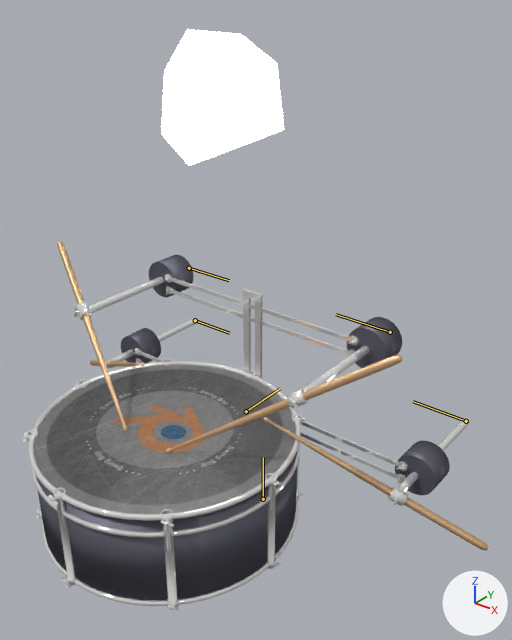
The Blender file scenes/snare.blend: old version first, new version second.
Camera for both pictures: a camera (50 mm lens) standing at (6.71, -6.22, 7.21) and looking at (0.57, 1.46, 2.45). Arrows for +X, +Y and +Z are at lower right; the lights stay in place. Both versions are drawn at frame 32 of the action 'ArmatureAction'; the numbers are the values there. The bones that bend it are drawn over the model as lines.
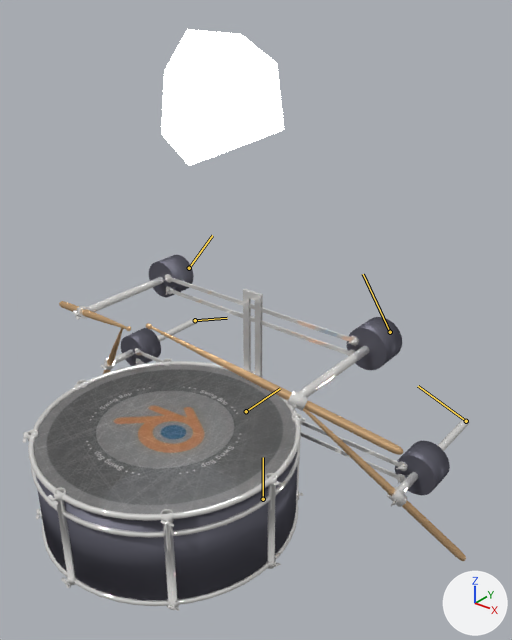
Location of each change, (x1, y1, x2, y2) in pixels of the pictures (512 x 640 px):
'Cube.006', posed (8% wider, 34% taller): before (165, 355, 403, 453); after (146, 323, 403, 455)
'Cube.003', posed: before (263, 417, 489, 551); after (303, 409, 466, 561)
'Cube.004', posed (84% shorter): before (57, 241, 128, 431); after (59, 301, 131, 331)
'Cube.007', posed: before (90, 360, 145, 367); after (103, 327, 124, 374)
'Cylinder.011', posed (8% narrower): before (286, 389, 309, 409); after (287, 390, 308, 411)
'Cylinder.026', posed (10% taller): before (387, 487, 408, 506); after (387, 486, 407, 507)
'Cylinder.010', posed (26% shorter): before (76, 302, 91, 320); after (76, 306, 91, 319)
'Cylinder.028', posed: before (105, 358, 115, 368); after (104, 358, 115, 370)
'Cylinder.022', posed: before (74, 307, 79, 317); after (73, 310, 80, 320)
'Cylinder.023', posed: before (289, 397, 299, 408); after (292, 402, 296, 412)
'Cylinder.021', posed: before (393, 499, 397, 507); after (391, 500, 398, 506)
bone 'Bone.001', root to tip: before (466, 421) to (413, 401); after (466, 421) to (418, 386)
bone 'Bone.002', root to tip: before (195, 320) to (229, 333); after (195, 320) to (227, 318)
bone 'Bone.003', root to tip: before (189, 268) to (229, 280); after (189, 268) to (212, 235)
bone 'Bone.004', root to tip: before (390, 332) to (336, 314); after (390, 332) to (363, 274)

The edits, one by one:
Bone 'Bone.001' (bone_bone_001) turns from (0, 0, 0) to (20, 0, 0) degrees about its own x, y and z.
Bone 'Bone.002' (bone_bone_002) turns from (0, 0, 0) to (20, 0, 0) degrees about its own x, y and z.
Bone 'Bone.003' (bone_bone_003) turns from (0, 0, 0) to (52, 0, 0) degrees about its own x, y and z.
Bone 'Bone.004' (bone_bone_004) turns from (0, 0, 0) to (57, 0, 0) degrees about its own x, y and z.
